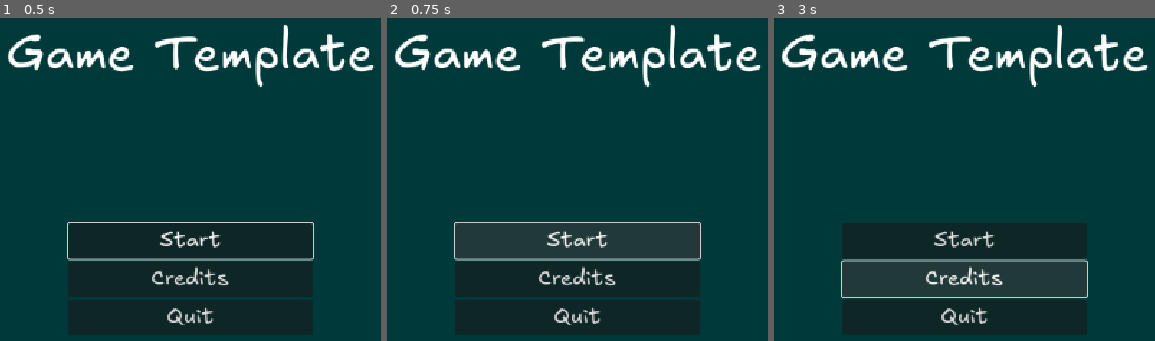
Above: before the commit, frames 1-3 (left to right).
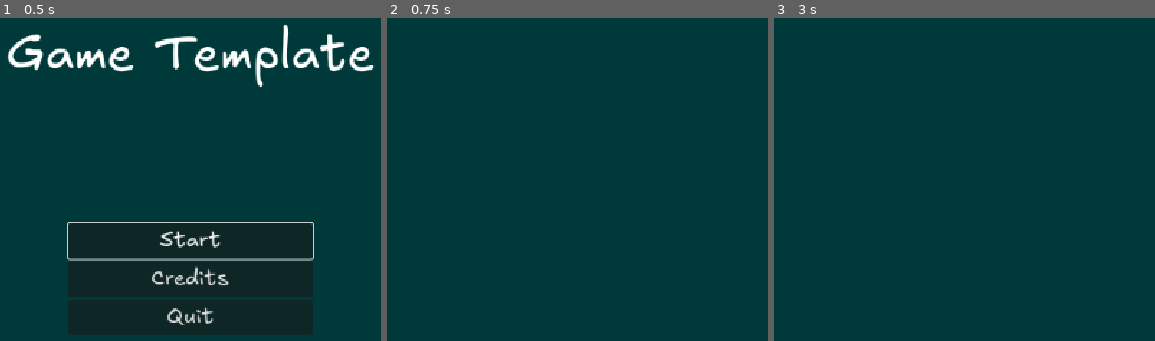
Above: after the commit, the same moments.

Repository: Yngwarr/godot-template-reborn
Game: Godot game, scene res://scenes/main_menu.tscn
Two runs of this game, one before a commit and one after it. Both use one fixed random seed, a clock stepped at 60 frames per second and the inputs below.
Inputs (mouse positions are in pixels of both pictures, inside the frame that each line leads up to):
- Up to frame 1 (0.5 s): no input
- Up to frame 2 (0.75 s): click "Start" at 0.5 s
- Up to frame 3 (3 s): click (964, 240) at 1.25 s, where only the run before the commit has a clickable "Start"; click (964, 240) at 2 s, where only the run before the commit has a clickable "Start"; click (964, 279) at 2.75 s, where only the run before the commit has a clickable "Credits"

Frame 1 is identical in both runs. In frame 2, 12% of the frame differs, in the area x 2-99%, y 2-96%; in frame 3, 12%.

Commit message:
start game logic

Diff:
--- /dev/null
+++ b/scenes/game.tscn
@@ -0,0 +1,3 @@
+[gd_scene format=3 uid="uid://ddyuspb8ifklr"]
+
+[node name="Game" type="Node2D"]
--- a/scenes/main_menu.tscn
+++ b/scenes/main_menu.tscn
@@ -9,9 +9,11 @@
 font = ExtResource("2_ekxnf")
 font_size = 72
 
-[node name="MainMenu" type="Node2D" node_paths=PackedStringArray("quit_button")]
+[node name="MainMenu" type="Node2D" node_paths=PackedStringArray("quit_button", "start_button")]
 script = ExtResource("1_l6cm7")
+game_scene_name = "uid://ddyuspb8ifklr"
 quit_button = NodePath("MenuLayer/BottomMargin/Menu/Quit")
+start_button = NodePath("MenuLayer/BottomMargin/Menu/Start")
 
 [node name="FocusGrabber" type="Node" parent="." node_paths=PackedStringArray("first_to_focus")]
 script = ExtResource("4_wu84c")
--- a/src/focus_grabber.gd
+++ b/src/focus_grabber.gd
@@ -2,7 +2,9 @@
 class_name FocusGrabber
 extends Node
 
-## Sets focus to a given control on ready.
+
+## Sets focus to the given node on ready.
+
 
 @export var first_to_focus: Control:
     set(value):
--- a/src/global.gd
+++ b/src/global.gd
@@ -1,4 +1,5 @@
 extends Node
+
 
 static func toggle_fullscreen() -> void:
     var window_mode := DisplayServer.window_get_mode()
@@ -16,3 +17,12 @@
             and event.keycode == KEY_ENTER \
             and event.alt_pressed:
         toggle_fullscreen()
+
+
+## For some reason, Godot doesn't allow you to have dependency loops when using
+## PackedScene, rendering it impossible to use it in some situation (e.g. for a
+## restart button on the game over screen). Hence, file name.
+func change_scene(scene_file_name: String) -> void:
+    # we expect a new scene to be unpaused
+    get_tree().paused = true
+    get_tree().change_scene_to_file(scene_file_name)
--- a/src/main_menu.gd
+++ b/src/main_menu.gd
@@ -1,10 +1,21 @@
 @tool
 extends Node2D
+
+
+@export_file("*.tscn") var game_scene_name: String:
+	set(value):
+		game_scene_name = value
+		update_configuration_warnings()
 
 @export_group("Internal")
 @export var quit_button: Button:
 	set(value):
 		quit_button = value
+		update_configuration_warnings()
+
+@export var start_button: Button:
+	set(value):
+		start_button = value
 		update_configuration_warnings()
 
 
@@ -13,6 +24,7 @@
 		if OS.has_feature('web'):
 			quit_button.visible = false
 
+		start_button.pressed.connect(start_game)
 		quit_button.pressed.connect(quit_game)
 
 
@@ -23,10 +35,20 @@
 		warns.push_back("Please, change the game's name.")
 
 	if not quit_button:
-		warns.push_back("Quit button must not be null")
+		warns.push_back("Quit button must not be null.")
+
+	if not start_button:
+		warns.push_back("Start button must not be null.")
+
+	if not game_scene_name:
+		warns.push_back("Game scene name must be set.")
 
 	return warns
 
 
+func start_game() -> void:
+	Global.change_scene(game_scene_name)
+
+
 func quit_game() -> void:
 	get_tree().quit()
